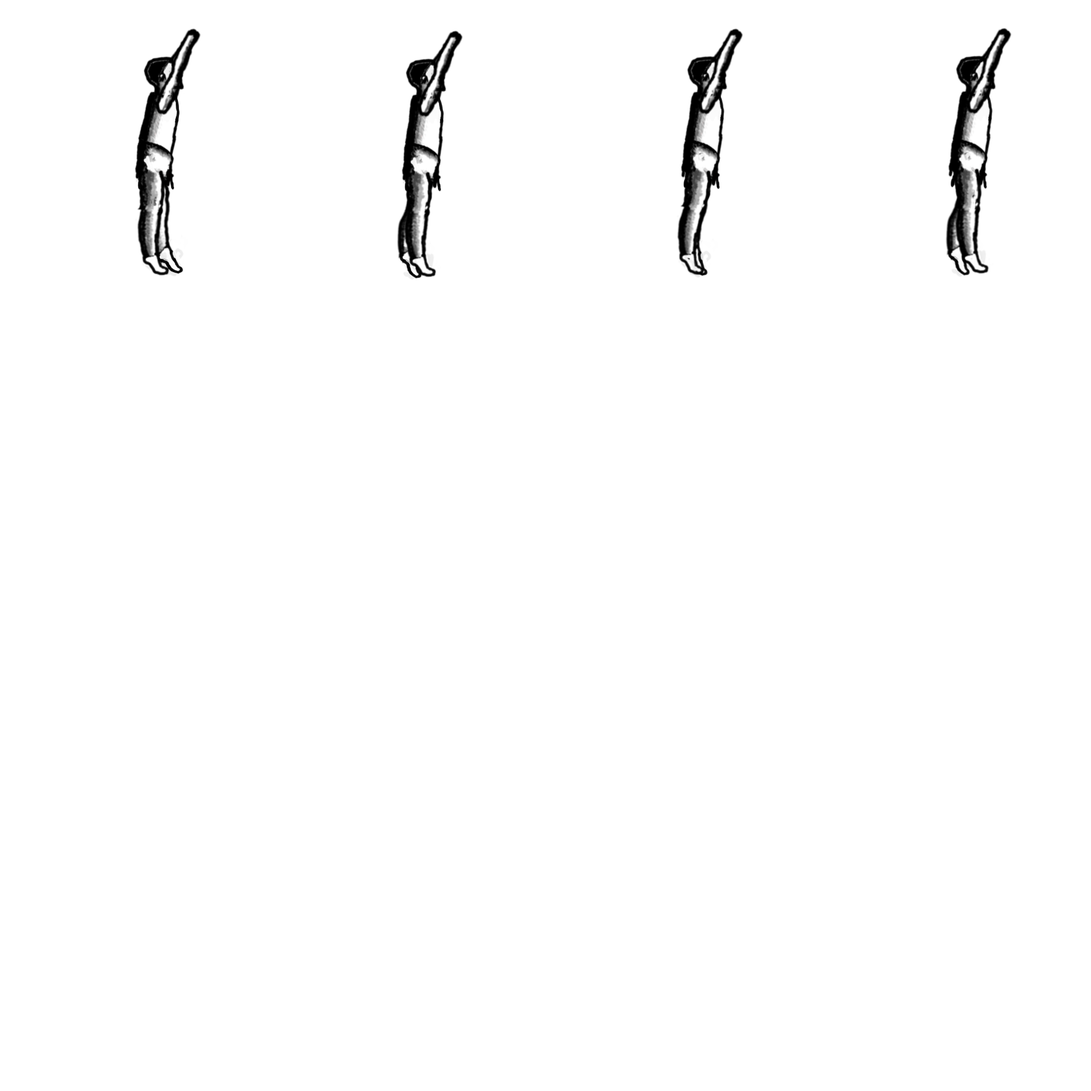
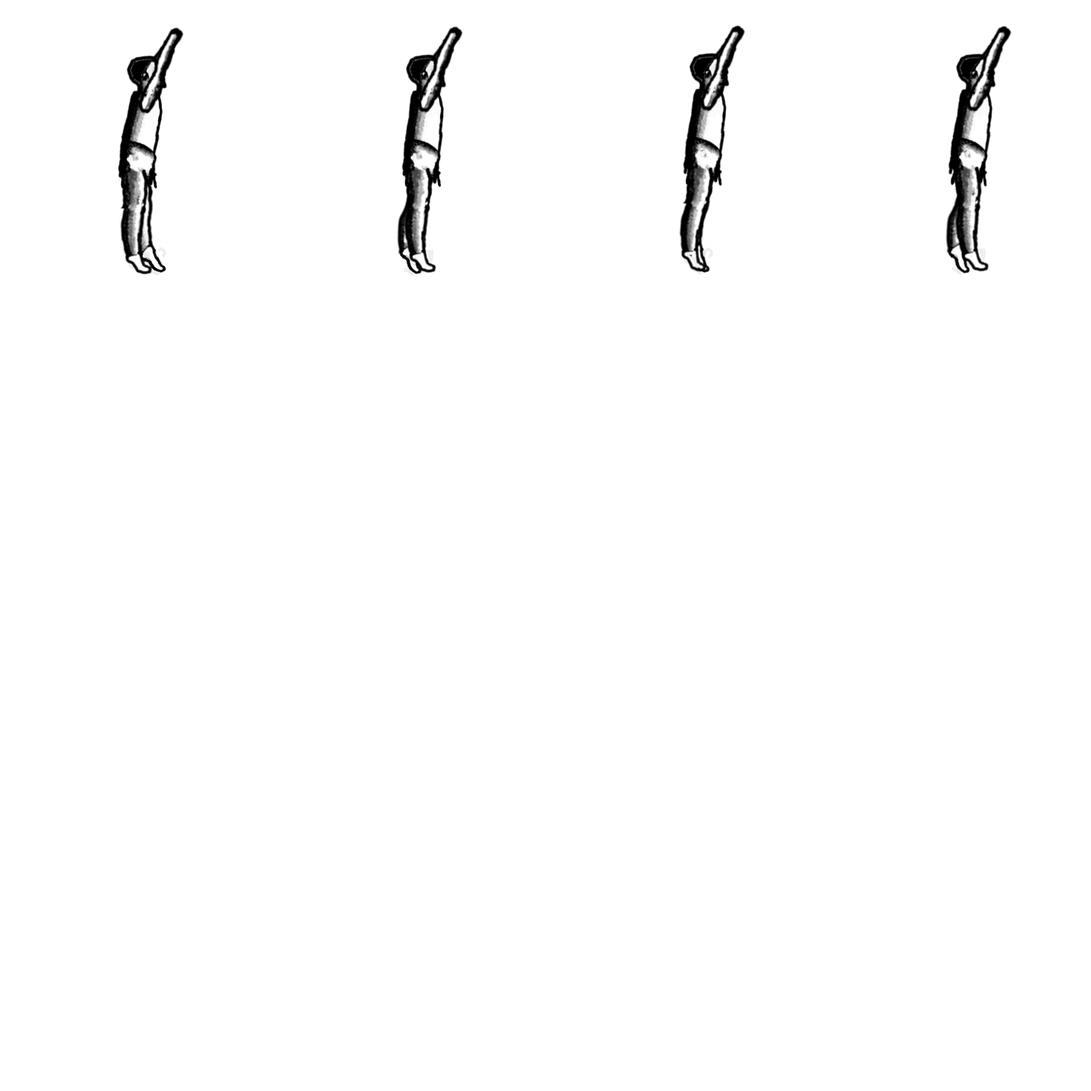
Two versions of the same layered image (1091px x 1091px). Layer-by-layer changes:
painted on "panturrilha da frente" (1st of 4, in "hangging - De frente para a direita - frame 1") over [117, 102, 184, 277]
painted on "braço de tras" (1st of 4, in "hangging - De frente para a direita - frame 1") over [120, 34, 201, 137]
painted on "coxa da frente" (1st of 4, in "hangging - De frente para a direita - frame 1") over [117, 102, 184, 273]
painted on "peitoral" (1st of 4, in "hangging - De frente para a direita - frame 1") over [117, 34, 201, 171]
painted on "panturrilha de tras" (1st of 4, in "hangging - De frente para a direita - frame 1") over [117, 136, 184, 277]
painted on "cabeça" (1st of 4, in "hangging - De frente para a direita - frame 1") over [120, 27, 201, 137]
painted on "braço da frente" (1st of 4, in "hangging - De frente para a direita - frame 1") over [120, 27, 201, 137]
painted on "panturrilha da frente" (2nd of 4, in "hangging - De frente para a direita - frame 2") over [397, 102, 445, 281]
painted on "coxa da frente" (2nd of 4, in "hangging - De frente para a direita - frame 2") over [397, 102, 445, 273]
painted on "peitoral" (2nd of 4, in "hangging - De frente para a direita - frame 2") over [401, 34, 464, 171]
painted on "panturrilha da frente" (3rd of 4, in "hangging - De frente para a direita - frame 3") over [676, 102, 727, 279]
painted on "coxa da frente" (3rd of 4, in "hangging - De frente para a direita - frame 3") over [676, 102, 727, 273]
painted on "peitoral" (3rd of 4, in "hangging - De frente para a direita - frame 3") over [681, 34, 746, 171]
painted on "panturrilha da frente" (4th of 4, in "hangging - De frente para a direita - frame 4") over [945, 102, 994, 278]
painted on "coxa da frente" (4th of 4, in "hangging - De frente para a direita - frame 4") over [945, 102, 994, 273]
painted on "peitoral" (4th of 4, in "hangging - De frente para a direita - frame 4") over [948, 34, 1013, 171]
…and 32 more changes (32 painted)
